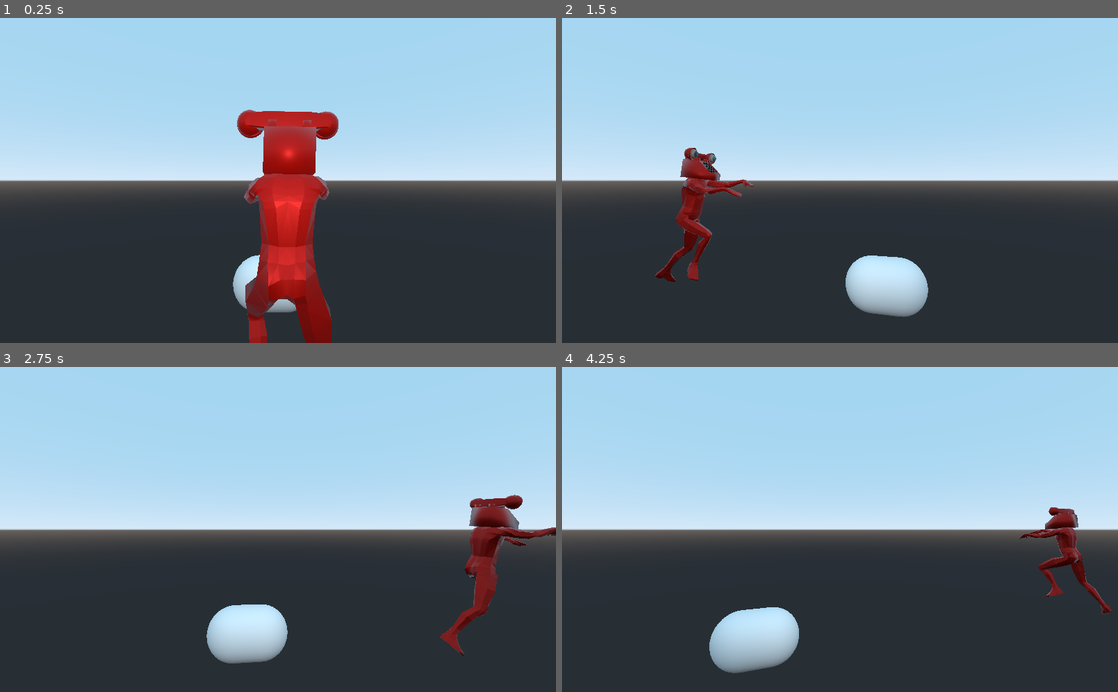
Above: before the commit, frames 1-4 (two rows, left to right).
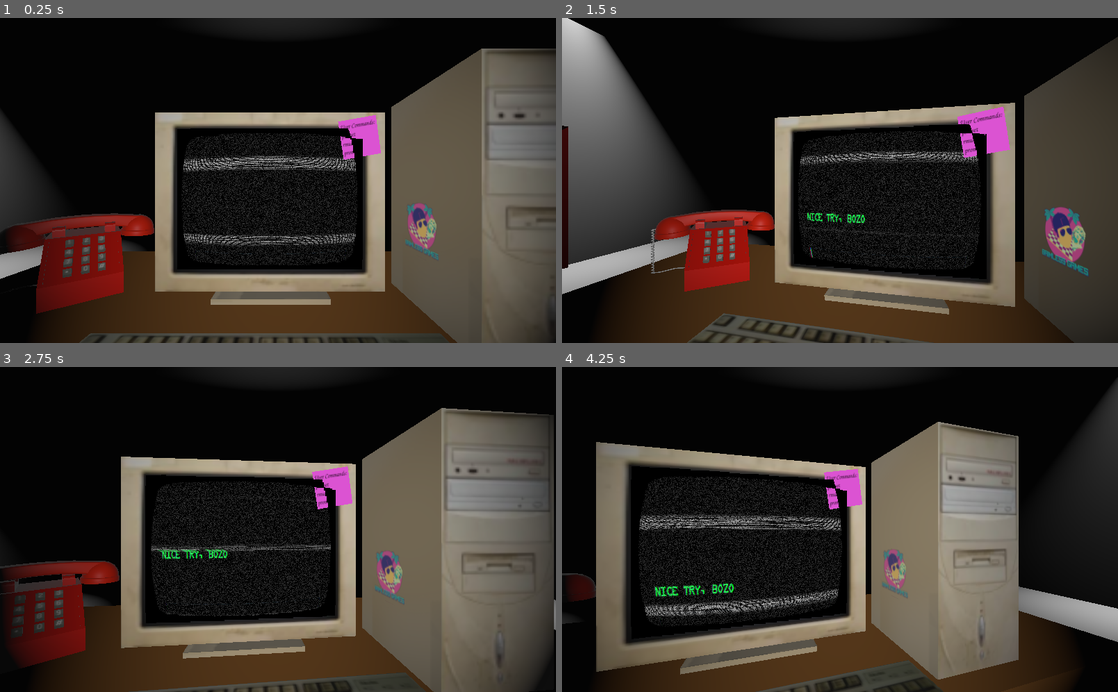
Above: after the commit, the same moments.

Repository: CtrlAltLeo/247support
Game: Godot game, scene res://scenes/main.tscn
Two runs of this game, one before a commit and one after it. Both use one fixed random seed, a clock stepped at 60 frames per second and the inputs below. The engine's default icon, where the game draws it, is replaced by a stand-in: a white triangle on a blue panel in a dark square. Sound files missing from this copy of the repository are replaced by a short silence.
Inputs (mouse positions are in pixels of both pictures, inside the frame that each line leads up to):
- Up to frame 1 (0.25 s): no input
- Up to frame 2 (1.5 s): tap Enter (Enter) at 0.5, 0.6, 1.35 s; move the mouse to (962, 164) at 0.52 s; click (962, 164) at 0.67 s; move the mouse to (728, 196) at 1.27 s; click (728, 196) at 1.42 s
- Up to frame 3 (2.75 s): move the mouse to (333, 458) at 2.02 s; tap Enter (Enter) at 2.1 s; click (333, 458) at 2.17 s
- Up to frame 4 (4.25 s): move the mouse to (812, 594) at 2.77 s; tap Enter (Enter) at 2.85, 3.6 s; click (812, 594) at 2.92 s; move the mouse to (1006, 578) at 3.52 s; click (1006, 578) at 3.67 s

The runs differ from the first frame. In frame 1, 95% of the frame differs, in the area x 0-100%, y 0-100%; in frame 2, 88%; in frame 3, 94%; in frame 4, 96%.

Commit message:
hey, it's better

Diff:
--- /dev/null
+++ b/StoryScripts/Event.gd
@@ -0,0 +1,31 @@
+extends Node2D
+
+var obj_id = "Event"
+
+onready var EventManager = get_parent()
+
+export (int, "phonecall", "task", "error", "light", "door", "manphone") var eventType
+
+export (String) var phonecall_id
+export (int) var task_id
+
+export (int, "LEFT", "RIGHT") var side
+export (bool) var objectState
+
+#Complext shit for manphone
+
+func do_event():
+
+	match eventType:
+		0:
+			EventManager.phone_call(phonecall_id)
+		1:
+			EventManager.new_task(task_id)
+		2:
+			EventManager.computer_error()
+		3:
+			EventManager.light(side, objectState)
+		4:
+			EventManager.door(side, objectState)
+
+	queue_free()
--- /dev/null
+++ b/StoryScripts/Event.tscn
@@ -0,0 +1,6 @@
+[gd_scene load_steps=2 format=2]
+
+[ext_resource path="res://StoryScripts/Event.gd" type="Script" id=1]
+
+[node name="Event" type="Node2D"]
+script = ExtResource( 1 )
--- /dev/null
+++ b/StoryScripts/ScriptManager.gd
@@ -0,0 +1 @@
+extends Node2D
--- /dev/null
+++ b/StoryScripts/ScriptManager.tscn
@@ -0,0 +1,6 @@
+[gd_scene load_steps=2 format=2]
+
+[ext_resource path="res://StoryScripts/ScriptManager.gd" type="Script" id=1]
+
+[node name="Script" type="Node2D"]
+script = ExtResource( 1 )
--- /dev/null
+++ b/StoryScripts/Trigger.gd
@@ -0,0 +1,19 @@
+extends Node2D
+
+var obj_id = "Trigger"
+
+export (String, "whack", "answerPhone", "hangupPhone", "command", "delay") var trigger
+
+export (int) var delay_time
+
+export (String) var cmd
+export (String) var arg
+
+func _ready():
+	if trigger == "delay":
+		var t = Timer.new()
+		t.wait_time = delay_time
+		t.autostart = true
+		t.one_shot = true
+		t.connect("timeout", get_parent(), "trigger_timeout")
+		self.add_child(t)
--- /dev/null
+++ b/StoryScripts/Trigger.tscn
@@ -0,0 +1,8 @@
+[gd_scene load_steps=2 format=2]
+
+[ext_resource path="res://StoryScripts/Trigger.gd" type="Script" id=1]
+
+[node name="Trigger" type="Node2D"]
+script = ExtResource( 1 )
+trigger = "command"
+delay_time = 2
--- a/meta_scenes/EventHandler.gd
+++ b/meta_scenes/EventHandler.gd
@@ -19,17 +19,9 @@
 onready var Manphone = get_node(ManphonePath)
 
 
-func _ready():
-	pass
+func new_task(id = 0):
 
-
-func _process(delta):
-	pass
-
-
-func new_task():
-
-	var ticket = 0 #Later, this will be random
+	var ticket = id #Later, this will be random
 
 	var data = DATA.tickets[ticket]
 
@@ -39,9 +31,7 @@
 	Phone.ring()
 
 func phone_call(id):
-
 	var data = DATA.phoneAudio[id]
-
 	Phone.new_voice(data)
 	Phone.ring()
 
@@ -59,22 +49,55 @@
 func close_door(id):
 	EntryManager.close(id)
 
+func door(id, state):
+	if state:
+		open_door(id)
+	else:
+		close_door(id)
+
 func cut_lights():
 	LightManager.off(DATA.ENTRY.DOORLEFT)
 	LightManager.off(DATA.ENTRY.DOORRIGHT)
 
+func light(id, state):
+	if state:
+		LightManager.on(id)
+	else:
+		LightManager.off(id)
+
+func on_trigger_received(triggerName, cmd = ""):
+	if get_child_count() == 0:
+		return
+
+	if get_child(0).obj_id == "Trigger":
+		if get_child(0).trigger == triggerName:
+
+			if triggerName == "command":
+				if get_child(0).cmd == cmd:
+					get_child(0).queue_free()
+			else:
+				get_child(0).queue_free()
+
+			#Processes all events before next trigger
+			var nextNode = 1
+			while (get_child(nextNode) != null and get_child(nextNode).obj_id == "Event"):
+				get_child(nextNode).do_event()
+				nextNode += 1
 
 
-func _on_Timer_timeout():
-	pass
 
 
-func _on_errorTimer_timeout():
-	pass
+#Computer Whack
+func _on_computerClick_clicked():
+	on_trigger_received("whack")
+
+func trigger_timeout():
+	on_trigger_received("delay")
 
 
-func _on_manJump_timeout():
-	phone_call("welcome")
-	Manphone.teleport_to(DATA.ENTRY.DOORLEFT)
-	Manphone.add_to_path(DATA.ENTRY.MIDDLE)
-	Manphone.add_to_path(DATA.ENTRY.DOORRIGHT)
+func _on_CommandProcessor_command(cmd):
+	on_trigger_received("command", cmd)
+
+
+func _on_Phone_answer_phone():
+	on_trigger_received("answerPhone")
--- a/meta_scenes/EventHandler.tscn
+++ b/meta_scenes/EventHandler.tscn
@@ -4,21 +4,3 @@
 
 [node name="EventHandler" type="Node2D"]
 script = ExtResource( 1 )
-
-[node name="phoneTimer" type="Timer" parent="."]
-wait_time = 3.0
-one_shot = true
-autostart = true
-
-[node name="errorTimer" type="Timer" parent="."]
-wait_time = 5.0
-one_shot = true
-autostart = true
-
-[node name="manJump" type="Timer" parent="."]
-one_shot = true
-autostart = true
-
-[connection signal="timeout" from="phoneTimer" to="." method="_on_Timer_timeout"]
-[connection signal="timeout" from="errorTimer" to="." method="_on_errorTimer_timeout"]
-[connection signal="timeout" from="manJump" to="." method="_on_manJump_timeout"]
--- a/orphaned_scripts/DATA.gd
+++ b/orphaned_scripts/DATA.gd
@@ -15,5 +15,4 @@
 
 	"welcome": "res://sounds/non-task-voices/banana-phone.mp3"
 
-
 }
--- a/orphaned_scripts/Phone.gd
+++ b/orphaned_scripts/Phone.gd
@@ -4,6 +4,9 @@
 var phone_active = false
 
 signal dropped_call
+signal answer_phone
+signal end_call
+
 var rings = 0
 
 func ring():
@@ -24,7 +27,6 @@
 func stop_ring():
 
 	if not phone_active:
-
 		ringing = false
 		$phone.stop()
 		$AnimationPlayer.play("pickUp")
@@ -36,6 +38,7 @@
 
 	if ringing:
 		stop_ring()
+		emit_signal("answer_phone")
 	else:
 		pass
 
@@ -49,6 +52,7 @@
 func _on_voice_finished():
 	$AnimationPlayer.play_backwards("pickUp")
 	phone_active = false
+	emit_signal("end_call")
 
 
 func _on_AnimationPlayer_animation_finished(anim_name):
--- a/scenes/ManPhone.gd
+++ b/scenes/ManPhone.gd
@@ -20,6 +20,7 @@
 onready var Character = $manphone1
 
 signal arrival
+signal pathover
 
 func check_entry(id):
 	return EntryMananger.is_open(id)
@@ -48,8 +49,8 @@
 
 func _process(delta):
 
-	var to_player = get_pathnode(DATA.ENTRY.PLAYER).translation - translation
-	Character.rotation.y = atan2(to_player.x, to_player.z) + PI
+	var to_player = get_pathnode(DATA.ENTRY.PLAYER).translation - Character.translation
+	Character.rotation.y = atan2(to_player.x, to_player.z)
 
 
 	if targetLocation != currentLocation:
@@ -57,7 +58,7 @@
 		var dir = Vector3()
 
 		if path.size() == 0:
-			dir = ($pathNodes.get_child(targetLocation).translation - translation).normalized()
+			dir = (get_pathnode(targetLocation).translation - get_pathnode(currentLocation)).normalized()
 
 			if Character.translation.distance_to($pathNodes.get_child(targetLocation).translation) < 1:
 				currentLocation = targetLocation
@@ -66,10 +67,14 @@
 		else:
 			dir = (get_pathnode(path[0]).translation - get_pathnode(currentLocation).translation).normalized()
 
-			if Character.translation.distance_to(get_pathnode(path[0]).translation) < 5:
+			if Character.translation.distance_to(get_pathnode(path[0]).translation) < 3:
 
 				if path[0] == targetLocation:
 					currentLocation = targetLocation
+					path.clear()
+					emit_signal("pathover")
+				else:
+					currentLocation = path[0]
 
 				path.pop_front()
 				print("pop")
--- /dev/null
+++ b/scenes/deskClock.tscn
@@ -0,0 +1,43 @@
+[gd_scene load_steps=4 format=2]
+
+[ext_resource path="res://mfbee/TypefaceMarioWorldPixelFilledRegular-rgVMx.ttf" type="DynamicFontData" id=1]
+[ext_resource path="res://scenes/deskClock.gd" type="Script" id=2]
+
+[sub_resource type="DynamicFont" id=1]
+size = 32
+outline_color = Color( 1, 0, 0, 1 )
+font_data = ExtResource( 1 )
+
+[node name="deskClock" type="Control"]
+anchor_right = 1.0
+anchor_bottom = 1.0
+margin_right = -786.0
+margin_bottom = -483.0
+script = ExtResource( 2 )
+
+[node name="ViewportContainer" type="ViewportContainer" parent="."]
+margin_left = 4.0
+margin_top = 4.0
+margin_right = 1027.0
+margin_bottom = 609.0
+
+[node name="Viewport" type="Viewport" parent="ViewportContainer"]
+size = Vector2( 1024, 600 )
+transparent_bg = true
+handle_input_locally = false
+render_target_update_mode = 3
+
+[node name="RichTextLabel" type="RichTextLabel" parent="."]
+anchor_left = 0.5
+anchor_top = 0.5
+anchor_right = 0.5
+anchor_bottom = 0.5
+margin_left = -94.5156
+margin_top = -36.8302
+margin_right = 45.4844
+margin_bottom = 47.1698
+custom_colors/default_color = Color( 1, 0, 0, 1 )
+custom_fonts/normal_font = SubResource( 1 )
+text = "12:00
+"
+scroll_active = false
--- a/scenes/main.tscn
+++ b/scenes/main.tscn
@@ -26,6 +26,8 @@
 [ext_resource path="res://images/sticky1.png" type="Texture" id=24]
 [ext_resource path="res://terminal/commands/help.gd" type="Script" id=25]
 [ext_resource path="res://images/brimlessstikcer.png" type="Texture" id=26]
+[ext_resource path="res://StoryScripts/Trigger.tscn" type="PackedScene" id=27]
+[ext_resource path="res://StoryScripts/Event.tscn" type="PackedScene" id=28]
 
 [sub_resource type="ShaderMaterial" id=2]
 shader = ExtResource( 10 )
@@ -94,6 +96,8 @@
 
 [sub_resource type="CapsuleMesh" id=10]
 
+[sub_resource type="Environment" id=11]
+
 [node name="main" type="Spatial"]
 transform = Transform( 1, 0, 0, 0, 1, 0, 0, 0, 1, 0, 3.43046, 0 )
 script = ExtResource( 21 )
@@ -203,7 +207,6 @@
 [node name="TaskMaster" parent="TerminalStack" instance=ExtResource( 6 )]
 
 [node name="Objects" type="Spatial" parent="."]
-visible = false
 
 [node name="old_computer" parent="Objects" instance=ExtResource( 2 )]
 transform = Transform( 1, 0, 0, 0, 1, 0, 0, 0, 1, -0.0376053, 0, 0.350441 )
@@ -305,7 +308,30 @@
 LightManagerPath = NodePath("../Objects/LightManager")
 ManphonePath = NodePath("../ManPhone")
 
+[node name="delay" parent="EventHandler" instance=ExtResource( 27 )]
+trigger = "delay"
+
+[node name="ring" parent="EventHandler" instance=ExtResource( 28 )]
+phonecall_id = "welcome"
+
+[node name="Trigger" parent="EventHandler" instance=ExtResource( 27 )]
+trigger = "answerPhone"
+cmd = "psreset"
+
+[node name="error" parent="EventHandler" instance=ExtResource( 28 )]
+eventType = 2
+
+[node name="Trigger2" parent="EventHandler" instance=ExtResource( 27 )]
+trigger = "whack"
+delay_time = 5
+
+[node name="call" parent="EventHandler" instance=ExtResource( 28 )]
+eventType = 3
+phonecall_id = "welcome"
+side = 1
+
 [node name="ManPhone" parent="." instance=ExtResource( 20 )]
+visible = false
 EntryManagerPath = NodePath("../Objects/EntryManager")
 SPEED = 0.2
 
@@ -333,21 +359,25 @@
 skeleton = NodePath("../../DoorRigth")
 
 [node name="deskFront" parent="ManPhone/pathNodes" index="3"]
-transform = Transform( 1, 0, 0, 0, 1, 0, 0, 0, 1, -3.03924, 0, 6.00708 )
+transform = Transform( 1, 0, 0, 0, 1, 0, 0, 0, 1, -3.4369, 0, 5.10712 )
 
 [node name="deskLeft" parent="ManPhone/pathNodes" index="4"]
 transform = Transform( 1, 0, 0, 0, 1, 0, 0, 0, 1, 2.93112, 0, 5.87678 )
 
 [node name="deskRight" parent="ManPhone/pathNodes" index="5"]
-transform = Transform( 1, 0, 0, 0, 1, 0, 0, 0, 1, 3.22693, 0, -4.87505 )
+transform = Transform( 1, 0, 0, 0, 1, 0, 0, 0, 1, 0.678961, 0, -5.00065 )
 
 [node name="player" parent="ManPhone/pathNodes" index="6"]
-transform = Transform( 1, 0, 0, 0, 1, 0, 0, 0, 1, 3.57797, 1.90735e-06, 0.0658216 )
+transform = Transform( 1, 0, 0, 0, 1, 0, 0, 0, 1, 2.55519, 1.90735e-06, 0.0658216 )
 
 [node name="manphone1" parent="ManPhone" index="3"]
 transform = Transform( 1, 0, 0, 0, 1, 0, 0, 0, 1, 0, -2.686, 0 )
 
+[node name="WorldEnvironment" type="WorldEnvironment" parent="."]
+environment = SubResource( 11 )
+
 [connection signal="command" from="TerminalStack/ViewportContainer/Viewport/terminalInput" to="TerminalStack/CommandProcessor" method="_on_terminalInput_command"]
+[connection signal="command" from="TerminalStack/CommandProcessor" to="EventHandler" method="_on_CommandProcessor_command"]
 [connection signal="print_terminal" from="TerminalStack/CommandProcessor" to="TerminalStack/ViewportContainer/Viewport/terminalInput" method="append_history"]
 [connection signal="clear" from="TerminalStack/CommandProcessor/clear/clearcmd" to="TerminalStack/ViewportContainer/Viewport/terminalInput" method="clear_history"]
 [connection signal="bee" from="TerminalStack/CommandProcessor/monkey/command_effects" to="TerminalStack/ViewportContainer/Viewport/terminalInput" method="_on_command_effects_bee"]
@@ -355,7 +385,10 @@
 [connection signal="test_task" from="TerminalStack/CommandProcessor/test/cmdtest" to="TerminalStack/TaskMaster" method="add_task"]
 [connection signal="clicked" from="Objects/old_computer/computerClick" to="TerminalStack/ViewportContainer/Viewport/terminalInput" method="stop_error"]
 [connection signal="clicked" from="Objects/old_computer/computerClick" to="Objects/arm" method="hit"]
+[connection signal="clicked" from="Objects/old_computer/computerClick" to="EventHandler" method="_on_computerClick_clicked"]
+[connection signal="answer_phone" from="Objects/Phone" to="EventHandler" method="_on_Phone_answer_phone"]
 [connection signal="clicked" from="Objects/Phone/clickableArea" to="Objects/Phone" method="_on_clickableArea_clicked"]
+[connection signal="clicked" from="Objects/Phone/clickableArea" to="EventHandler" method="_on_clickableArea_clicked"]
 
 [editable path="TerminalStack/CommandProcessor"]
 [editable path="Objects/arm"]
--- a/terminal/CommandProcessor.gd
+++ b/terminal/CommandProcessor.gd
@@ -1,6 +1,7 @@
 extends Node2D
 
 signal print_terminal(txt, newline)
+signal command(cmd)
 
 var commands = []
 
@@ -24,6 +25,9 @@
 	if keyword in commands:
 		var cmd = get_node(keyword)
 		cmd.activate(args)
+		print(keyword)
+		emit_signal("command", keyword)
+
 
 func terminal_print(msg):
 	emit_signal("print_terminal", msg, true)
Empty file added: scenes/deskClock.gd
Not shown: 1 places in scenes/main.tscn that only renumber resources
